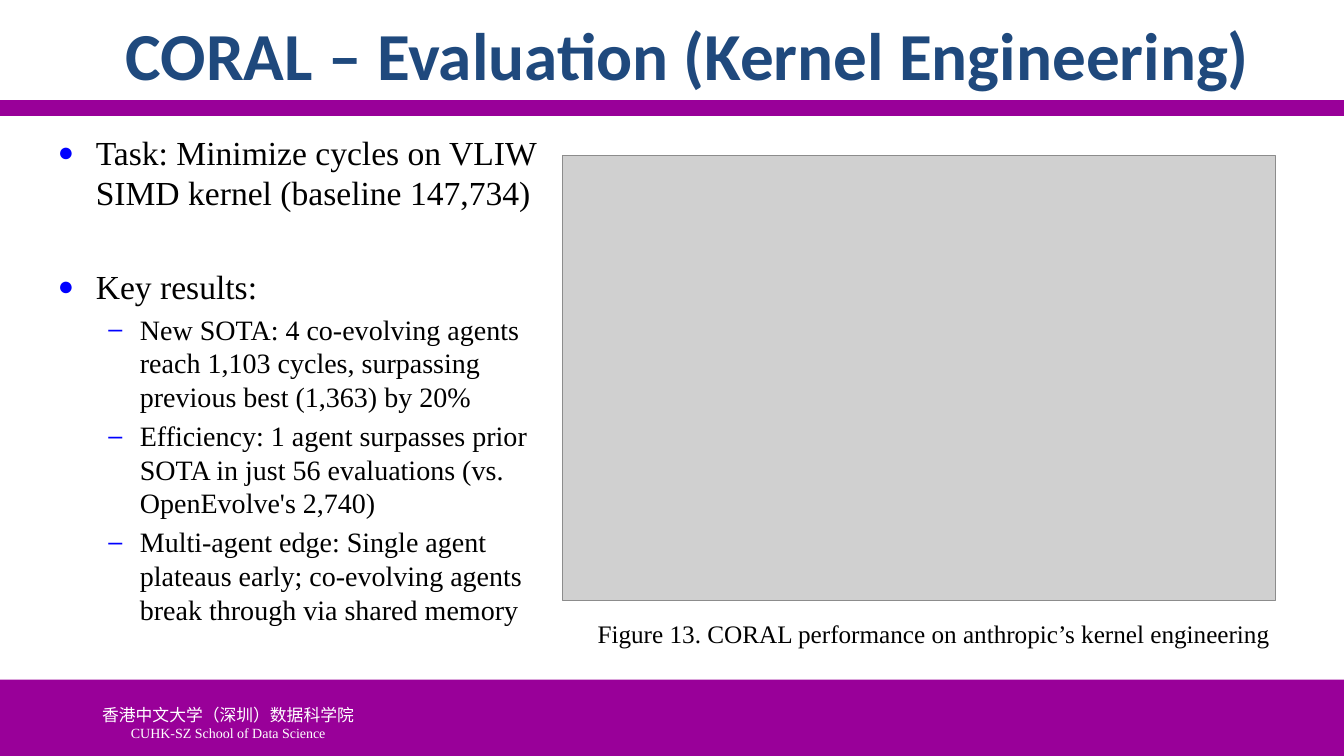
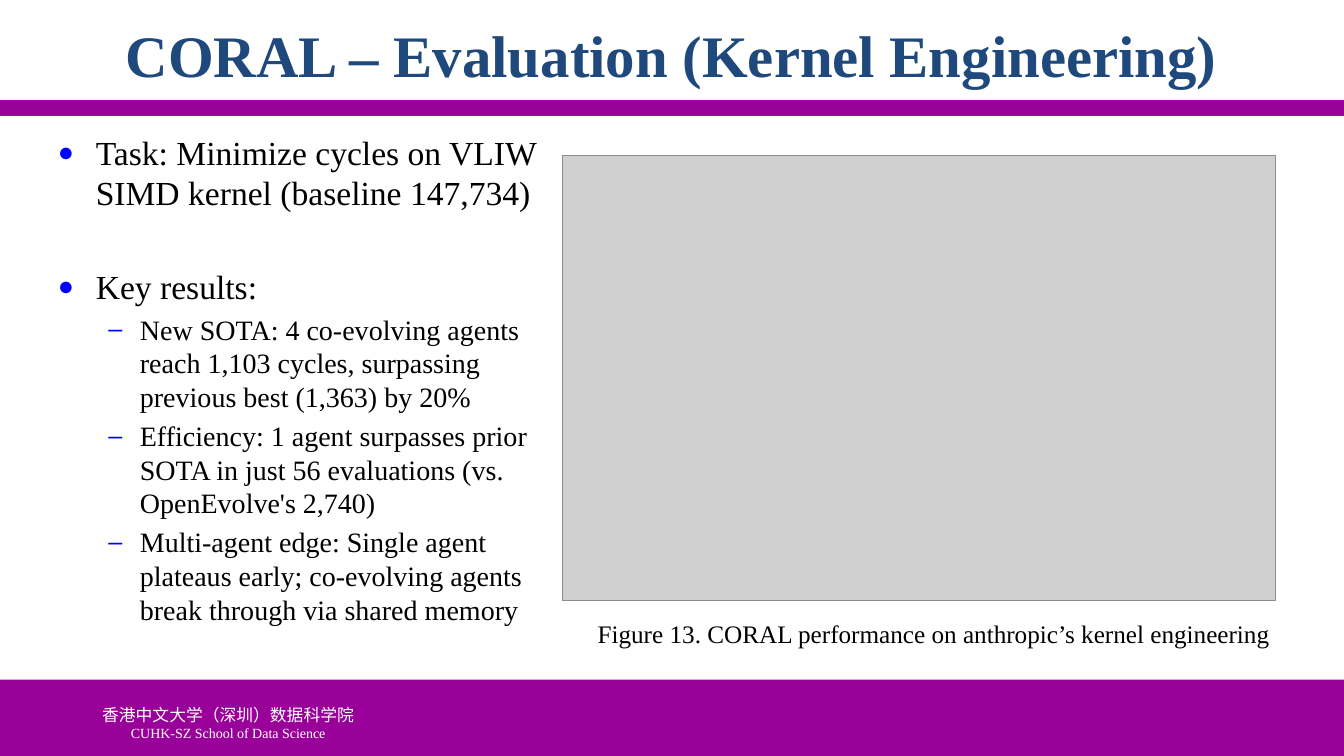
Before and after one commit to ychung1103/ychung1103.github.io, a slide deck: slide 21 of Slides/CSC6032/PPT/0421-刘效源-120040051.pptx. Drawn at 1344x756 pixels with LibreOffice and Linux fonts; fonts in the diff are those of the drawing; grey boxes stand for pictures; background and template pictures are left out. Boxes give left, top, right and bottom in pixels: in the first picture for what was removed or moved away, otherwise in the second. Text is boxed around its words. In the diff, an @@ line names an element or a change of style, - is before the commit and + after.

```diff
--- a/Slides/CSC6032/PPT/0421-刘效源-120040051.pptx
+++ b/Slides/CSC6032/PPT/0421-刘效源-120040051.pptx
@@ title "CORAL – Evaluation (Kernel Engineering)" at [126,36,1216,88]: size 48 to 42 pt, font Calibri to Times New Roman @@
```
Also in this commit, not shown: 24 other slides changed, 2 other files.
